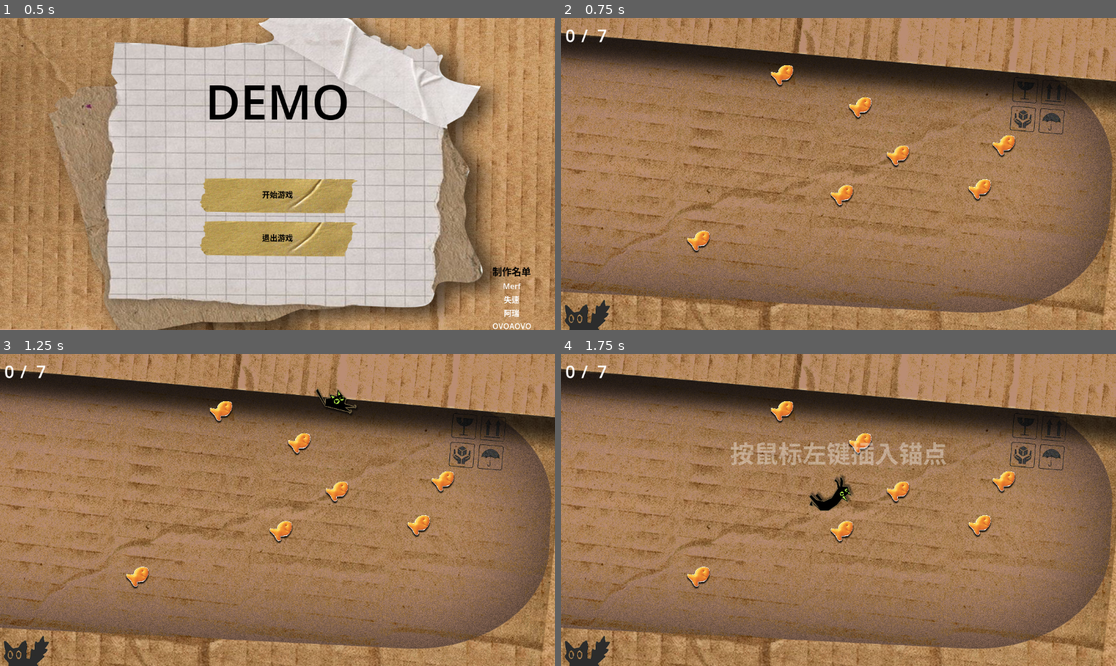
Above: before the commit, frames 1-4 (two rows, left to right).
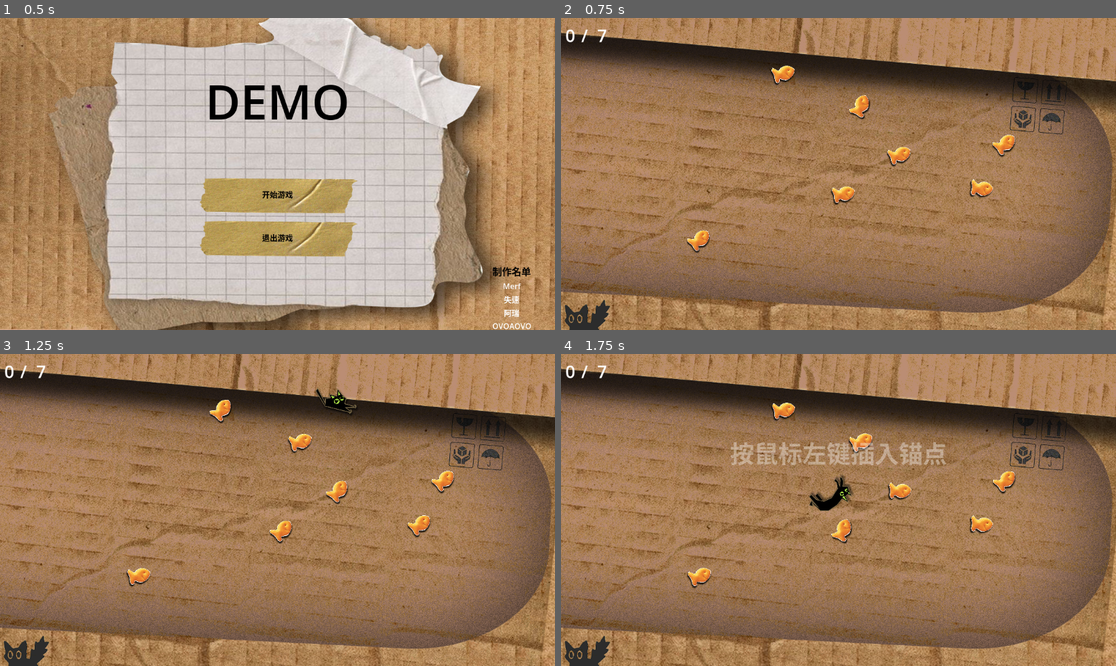
Above: after the commit, the same moments.

Repository: OVOAOVO/hajimi
Game: Godot game, scene res://level/开始界面.tscn
The game is run twice, just before and just after one commit, with the same random seed, the same clock (stepped at 60 frames per second) and the same inputs. The engine's default icon, where the game draws it, is replaced by a stand-in: a white triangle on a blue panel in a dark square.
Inputs (mouse positions are in pixels of both pictures, inside the frame that each line leads up to):
- Up to frame 1 (0.5 s): no input
- Up to frame 2 (0.75 s): click "开始游戏" at 0.5 s
- Up to frame 3 (1.25 s): no input
- Up to frame 4 (1.75 s): tap Enter at 1.25 s; move the mouse to (960, 494) at 1.27 s; click (960, 494) at 1.42 s

Frame 1 is identical in both runs. In frame 2, 0.9% of the frame differs, in the area x 22-82%, y 15-76%; in frame 3, 0.7%; in frame 4, 1.0%.

Commit message:
小鱼抖动

Diff:
--- a/prefab/coin.tscn
+++ b/prefab/coin.tscn
@@ -1,15 +1,18 @@
 [gd_scene format=3 uid="uid://ytuhgoau7n13"]
 
+[ext_resource type="Script" uid="uid://dpgxupfp6xoby" path="res://scripts/coinShake.gd" id="1_7r356"]
 [ext_resource type="Texture2D" uid="uid://dwskgfojigydx" path="res://assets/coin.png" id="1_igaxq"]
 
 [sub_resource type="CircleShape2D" id="CircleShape2D_igaxq"]
 
 [node name="Coin" type="Node2D" unique_id=1372957487]
+script = ExtResource("1_7r356")
 
 [node name="Sprite2D" type="Sprite2D" parent="." unique_id=1223724145]
 position = Vector2(-2.9999998, 1.9999999)
 scale = Vector2(0.1, 0.1)
 texture = ExtResource("1_igaxq")
+script = ExtResource("1_7r356")
 
 [node name="Area2D" type="Area2D" parent="." unique_id=1301388744]
 
--- /dev/null
+++ b/scripts/coinShake.gd
@@ -0,0 +1,26 @@
+extends Node2D
+
+@export var angle_range: float = 30.0   ## 摆动角度范围（度），即 ±30°
+@export var interval: float = 0.5       ## 每隔多少秒跳变一次
+
+var _base_rotation: float = 0.0
+var _timer: float = 0.0
+var _target_angle: float = 0.0
+
+
+func _ready() -> void:
+	_base_rotation = rotation
+	_jump_to_new_angle()
+
+
+func _process(delta: float) -> void:
+	_timer += delta
+	if _timer >= interval:
+		_timer -= interval
+		_jump_to_new_angle()
+
+	rotation = _base_rotation + deg_to_rad(_target_angle)
+
+
+func _jump_to_new_angle() -> void:
+	_target_angle = randf_range(-angle_range, angle_range)
Not shown, added: scripts/coinShake.gd.uid
